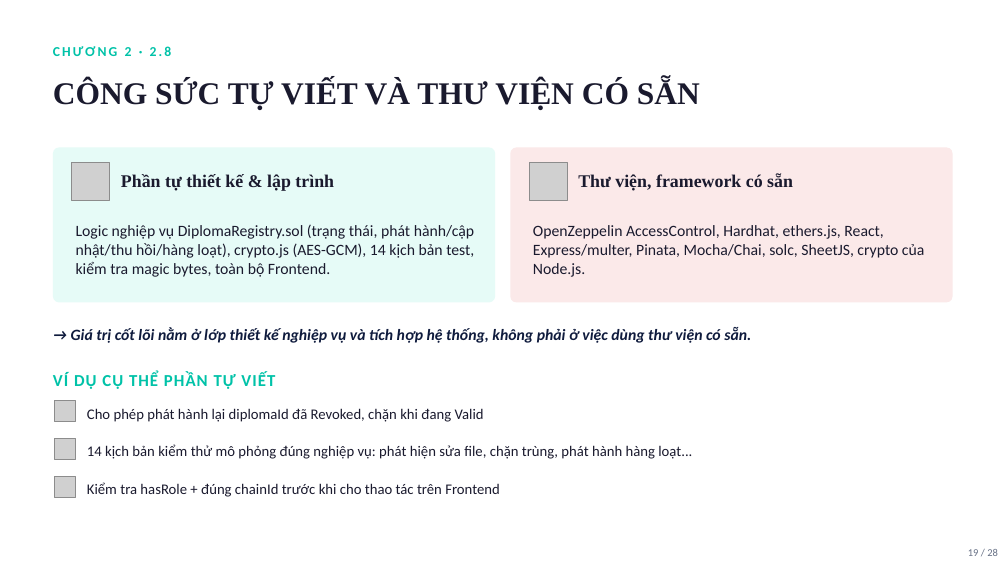
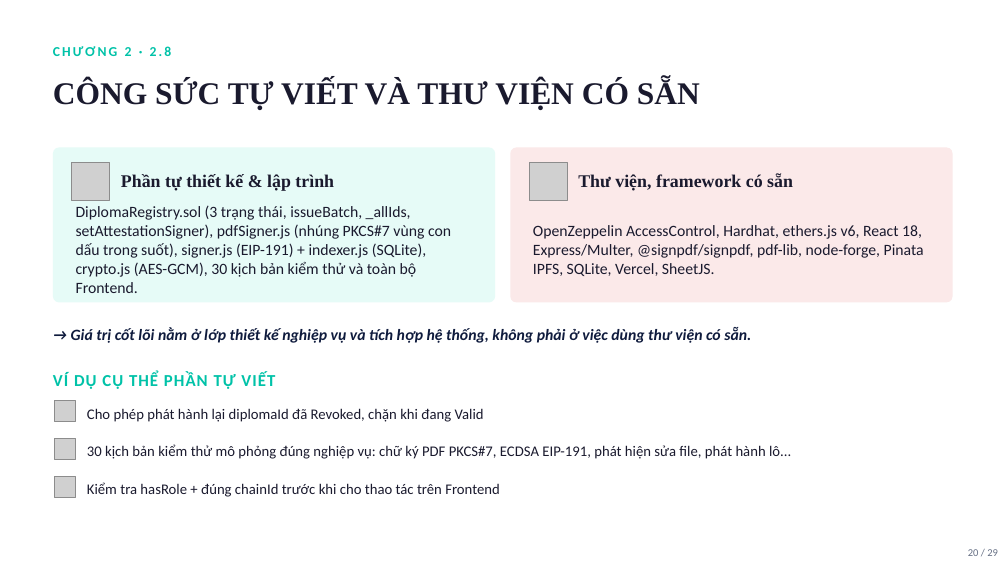
Before and after one commit to 2312792-debug/DoAn, a slide deck: slide 21 of file/Thuyet_Trinh_He_Thong_Xac_Thuc_Van_Bang_NopBai.pptx (slide 20 before the commit). Drawn at 1008x567 pixels with LibreOffice and Linux fonts; fonts in the diff are those of the drawing; grey boxes stand for pictures. Boxes give left, top, right and bottom in pixels: in the first picture for what was removed or moved away, otherwise in the second. Text is boxed around its words. In the diff, an @@ line names an element or a change of style, - is before the commit and + after.

Commit message:
Update Word report and PowerPoint slides with X.509/PKCS#7, ECDSA EIP-191, gas & 30/30 test results

```diff
--- a/file/Thuyet_Trinh_He_Thong_Xac_Thuc_Van_Bang_NopBai.pptx
+++ b/file/Thuyet_Trinh_He_Thong_Xac_Thuc_Van_Bang_NopBai.pptx
@@ text at box(76, 205, 451, 293): text changed @@
-Logic nghiệp vụ DiplomaRegistry.sol (trạng thái, phát hành/cập nhật/thu hồi/hàng loạt), crypto.js (AES-GCM), 14 kịch bản test, kiểm tra magic bytes, toàn bộ Frontend.
+DiplomaRegistry.sol (3 trạng thái, issueBatch, _allIds, setAttestationSigner), pdfSigner.js (nhúng PKCS#7 vùng con dấu trong suốt), signer.js (EIP-191) + indexer.js (SQLite), crypto.js (AES-GCM), 30 kịch bản kiểm thử và toàn bộ Frontend.
@@ text at box(533, 225, 924, 276): text changed @@
-OpenZeppelin AccessControl, Hardhat, ethers.js, React, Express/multer, Pinata, Mocha/Chai, solc, SheetJS, crypto của Node.js.
+OpenZeppelin AccessControl, Hardhat, ethers.js v6, React 18, Express/Multer, @signpdf/signpdf, pdf-lib, node-forge, Pinata IPFS, SQLite, Vercel, SheetJS.
@@ text at box(87, 444, 791, 459): text changed @@
-14 kịch bản kiểm thử mô phỏng đúng nghiệp vụ: phát hiện sửa file, chặn trùng, phát hành hàng loạt...
+30 kịch bản kiểm thử mô phỏng đúng nghiệp vụ: chữ ký PDF PKCS#7, ECDSA EIP-191, phát hiện sửa file, phát hành lô...
@@ text at box(968, 549, 998, 556): text changed @@
-19 / 28
+20 / 29
```
Also in this commit, not shown: 25 other slides changed, 1 slide added, 3 other files.
